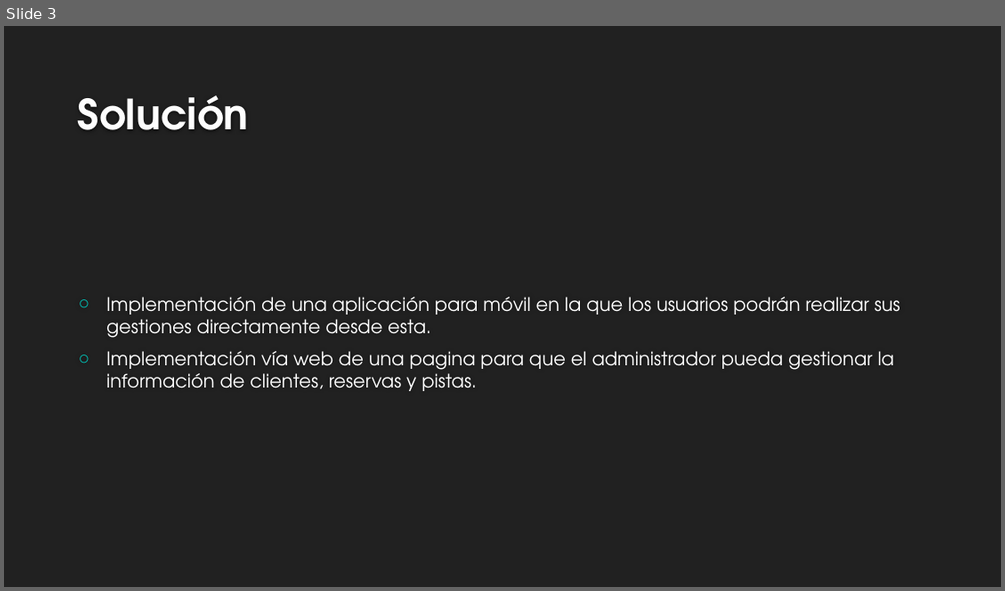
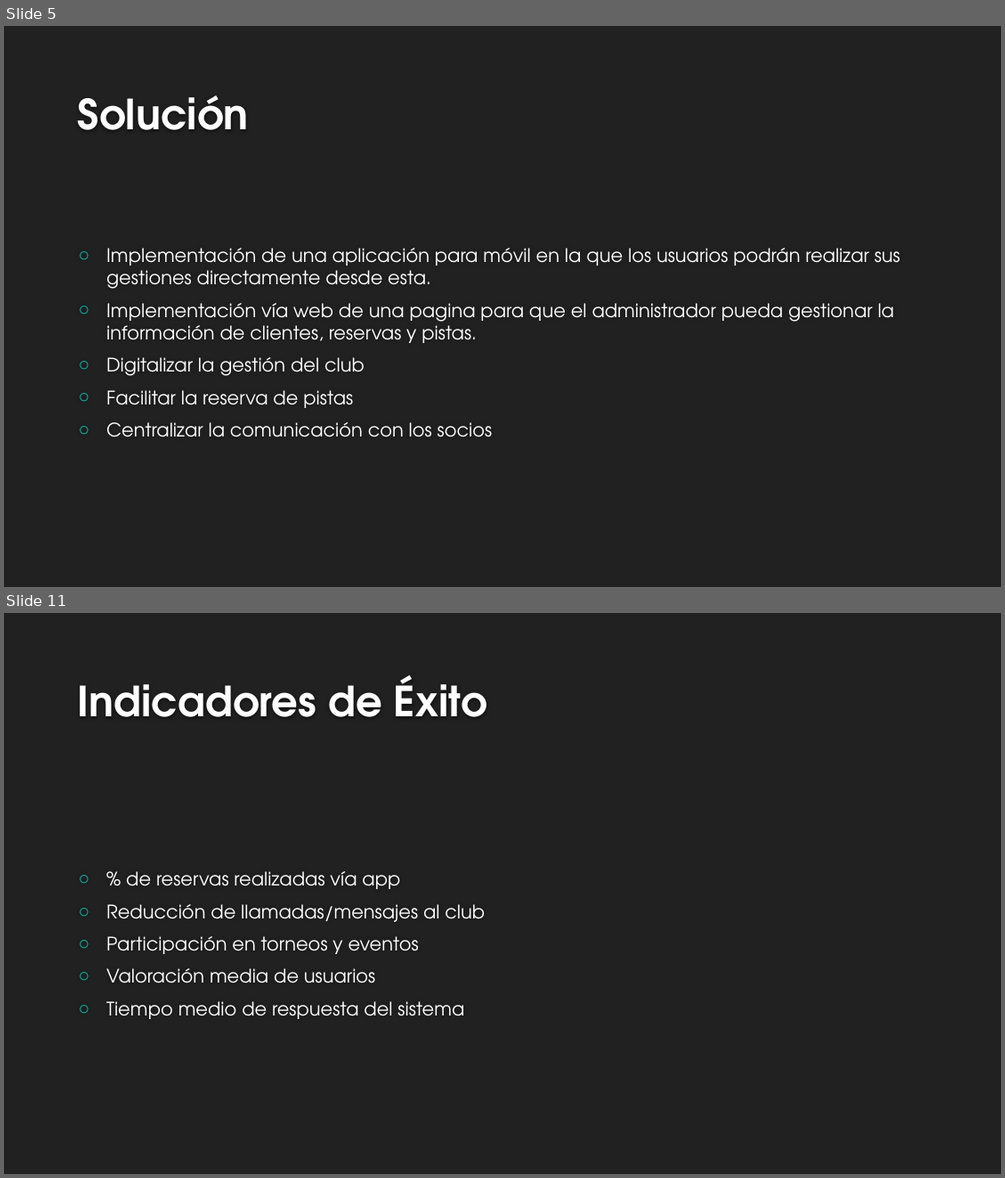
Before and after one commit to davidborja732/Curso_25-26_2, a slide deck: Proyecto Intermodular/Presentacion Ejecutiva/Presentación ejecutiva proyecto Inter modular.pptx. Shown one above the other, each under a label of ours: slide 3 before the commit, slides 5 and 11 after it; the slides between them are not shown. The pictures are 1005x591 and 1005x1178 pixels, drawn with LibreOffice and Linux fonts; fonts in the diff are those of the drawing; background and template pictures are left out. Boxes give left, top, right and bottom in pixels: in the first picture for what was removed or moved away, otherwise in the second. Text is boxed around its words. In the diff, an @@ line names an element or a change of style, - is before the commit and + after.

```diff
--- a/Proyecto Intermodular/Presentacion Ejecutiva/Presentación ejecutiva proyecto Inter modular.pptx
+++ b/Proyecto Intermodular/Presentacion Ejecutiva/Presentación ejecutiva proyecto Inter modular.pptx
@@ slide 11 added at (4, 613, 1001, 1174), background #212121 @@
@@ title added at (78, 675, 487, 717), 40 pt, text #FEFEFE, bold @@
+Indicadores de Éxito
@@ text added at (106, 871, 485, 1019), 18 pt, text #FFFFFF @@
+○ % de reservas realizadas vía app
+○ Reducción de llamadas/mensajes al club
+○ Participación en torneos y eventos
+○ Valoración media de usuarios
+○ Tiempo medio de respuesta del sistema
@@ what was slide 3 is now slide 5 @@
@@ slide 5 changed as well @@
@@ text at (106, 357, 493, 437): paragraphs added @@
+○ Digitalizar la gestión del club
+○ Facilitar la reserva de pistas
+○ Centralizar la comunicación con los socios
```
Also in this commit, not shown: 2 other slides changed, 8 other slides added, 4 other files.
